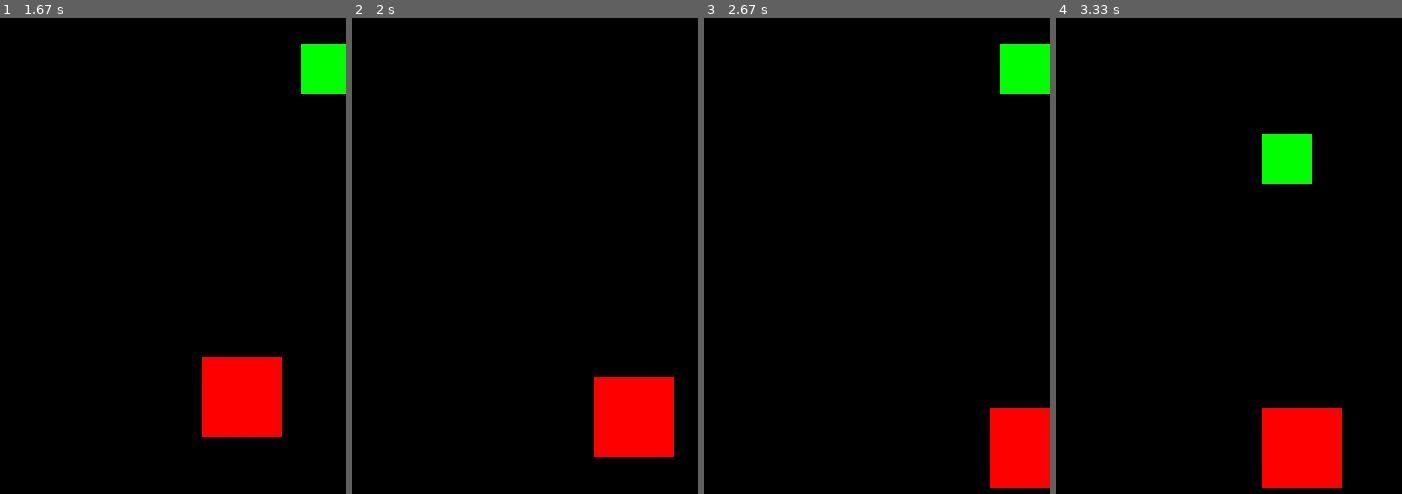
Above: before the commit, frames 1-4 (left to right).
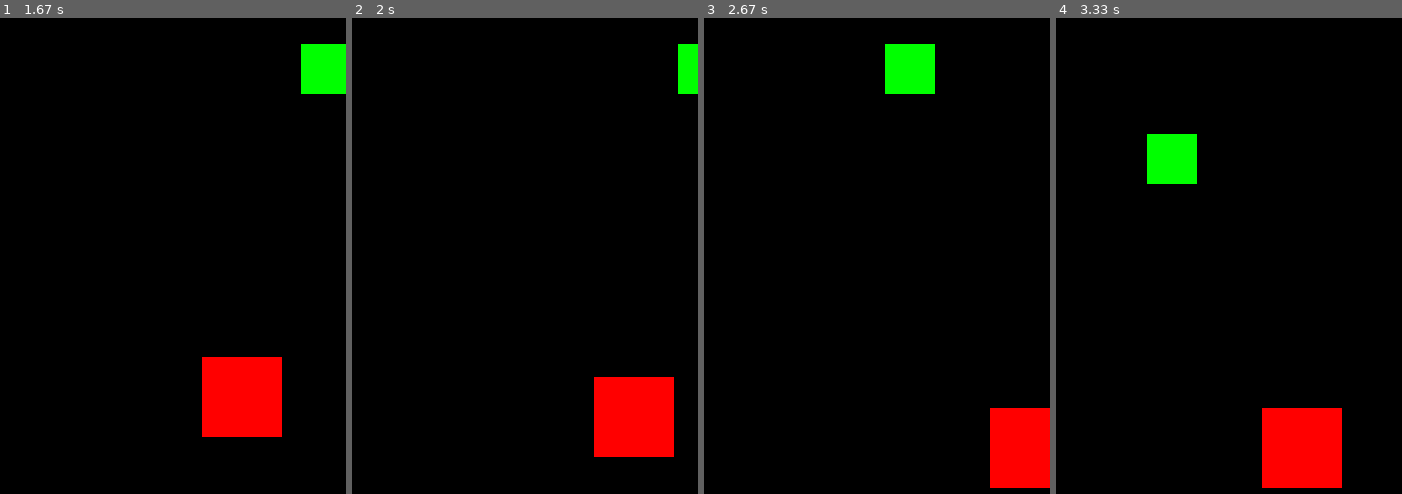
Above: after the commit, the same moments.

Repository: hsiang086/crc-static-exhibition
Game: pygame game, started from main/third_scene.py
The game is run twice, just before and just after one commit, with the same random seed, the same clock (stepped at 60 frames per second) and the same inputs.
Inputs:
- Up to frame 1 (1.67 s): hold W 0.33-0.8 s; hold Right 0.33-0.8 s; hold Right 0.83-1.3 s; tap Space at 0.9, 1.2, 1.4 s; hold W 1.33-1.63 s
- Up to frame 2 (2 s): hold Right from 1.67 s (still down); tap Space at 1.73 s
- Up to frame 3 (2.67 s): tap Space at 2.03, 2.23, 2.53 s; release Right at 2.13 s; hold A from 2.17 s (still down)
- Up to frame 4 (3.33 s): release A at 2.7 s; hold Down 2.73-3.03 s; tap Space at 2.8, 3.13 s; hold A from 3.07 s (still down)

Frame 1 is identical in both runs. In frame 2, 0.6% of the frame differs, in the area x 94-100%, y 5-16%; in frame 3, 3.0%, in the area x 52-100%, y 5-16%; in frame 4, 3.0%.

Commit message:
add edge limit

Diff:
--- a/main/third_scene.py
+++ b/main/third_scene.py
@@ -39,14 +39,15 @@
         self.rect.centerx = x_center
         self.rect.centery = y_center
     def update(self):
-        key= pygame.key.get_pressed()
-        if key[pygame.K_w] or key[pygame.K_UP]:
+        print(self.rect.center)
+        key = pygame.key.get_pressed()
+        if key[pygame.K_w] or key[pygame.K_UP] and 0 <= self.rect.center[1]:
             self.rect.centery -= self.speed
-        if key[pygame.K_s] or key[pygame.K_DOWN]:
+        if key[pygame.K_s] or key[pygame.K_DOWN] and self.rect.center[1] <= HEIGHT:
             self.rect.centery += self.speed
-        if key[pygame.K_a] or key[pygame.K_LEFT]:
+        if key[pygame.K_a] or key[pygame.K_LEFT] and 0 <= self.rect.center[0]:
             self.rect.centerx -= self.speed
-        if key[pygame.K_d] or key[pygame.K_RIGHT]:
+        if key[pygame.K_d] or key[pygame.K_RIGHT] and self.rect.center[0] <= WIDTH:
             self.rect.centerx += self.speed
 
 class Balloon(pygame.sprite.Sprite):
